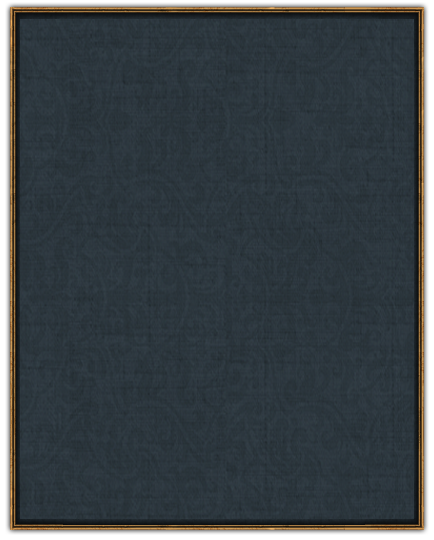
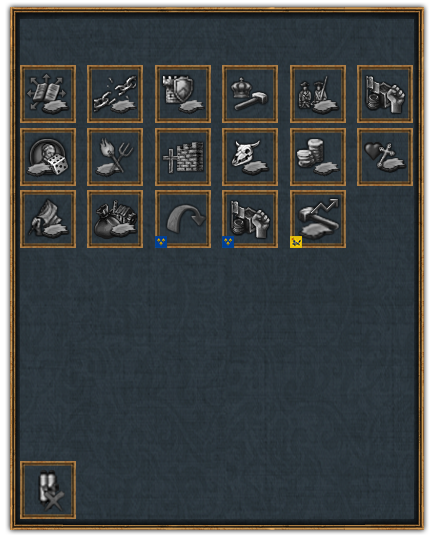
Layered file, before and after one edit (w=434, h=540). Changes by layer:
showed group "Buttons" (61 layers) over box(20, 65, 413, 522)
added layer "icon_trigger_no" in group "Icon" over box(43, 490, 65, 512)
renamed "Layer 3" to "edict", painted on it over box(25, 470, 64, 522)
